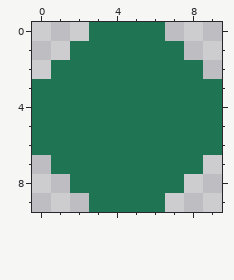
File history of a pixel-art file, sprites/ball.aseprite. This is how it looked before the edit.
10x10 pixels, 1 frame.
The result:
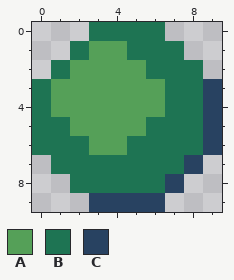
Palette (. is transparent): A #55a058  B #1e7453  C #284261
The edit:
layer "Layer 2" added
Layer "Layer 2":
y 1: x 3..4 BB -> AA
y 2: x 2..5 BBBB -> AAAA
y 3..4: x 1..6 BBBBBB -> AAAAAA; x 9 B -> C
y 5: x 2..5 BBBB -> AAAA; x 9 B -> C
y 6: x 3..4 BB -> AA; x 9 B -> C
y 7: x 8 B -> C
y 8: x 7 B -> C
y 9: x 3..6 BBBB -> CCCC
Changed places in both pictures, as pixel boxes (x1, y1, x2, y2):
changed: (51, 41, 222, 212)
